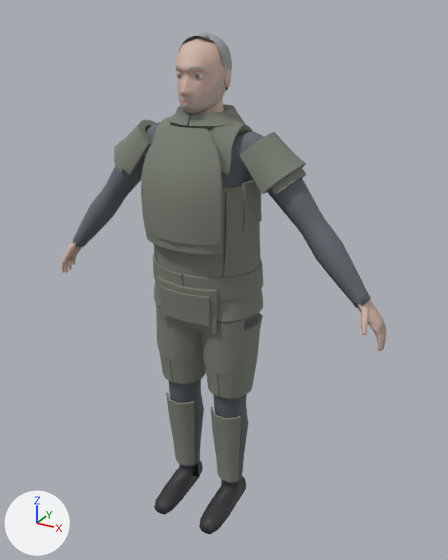
A saved change to the glTF model models/characters/human/variants/m07.glb.
Rendered twice from a 50 mm camera at (1.023, -1.732, 1.844) aimed at (0.059, 0.021, 0.967). The axes (+X, +Y, +Z) are drawn at lower left. The lights are the same throughout. The older version comes first.

The scene before the commit, as lines of its bpy script (objects in view):
```python
me_kitbeltwide = bpy.data.meshes.new('kitbeltwide')
me_kitbeltwide.from_pydata(...)  # 147 vertices, 296 faces; spans x -0.205..0.205, y -0.158..0.168, z 0.96..1.043
me_kitbeltwide.materials.append(mat_kitbeltwide)  # grey #7c8176
me_kitlegwrap = bpy.data.meshes.new('kitlegwrap')
me_kitlegwrap.from_pydata(...)  # 528 vertices, 1080 faces; spans x -0.2..0.2, y -0.114..0.121, z 0.558..0.832
me_kitlegwrap.materials.append(mat_kitlegwrap)  # grey #7c8176
me_kitwrap = bpy.data.meshes.new('kitwrap')
me_kitwrap.from_pydata(...)  # 958 vertices, 1892 faces; spans x -0.198..0.198, y -0.172..0.158, z 0.968..1.547
me_kitwrap.materials.append(mat_kitwrap)  # grey #7c8176
ob_kitbeltwide = bpy.data.objects.new('kitbeltwide', me_kitbeltwide)
ob_kitbeltwide.location = (0.0, 0.0, 0.0)
ob_kitlegwrap = bpy.data.objects.new('kitlegwrap', me_kitlegwrap)
ob_kitlegwrap.location = (0.0, 0.0, 0.0)
ob_kitwrap = bpy.data.objects.new('kitwrap', me_kitwrap)
ob_kitwrap.location = (0.0, 0.0, 0.0)
# also in view: 'head' at (0.0, -0.012, 1.661); 'kitshcap' at (0.0, 0.0, 1.414); 'kitgplate' at (0.0, -0.153, 0.924); 'kitheavy' at (0.0, -0.012, 1.277); 'body' at (-0.001, -0.034, 0.815)
```
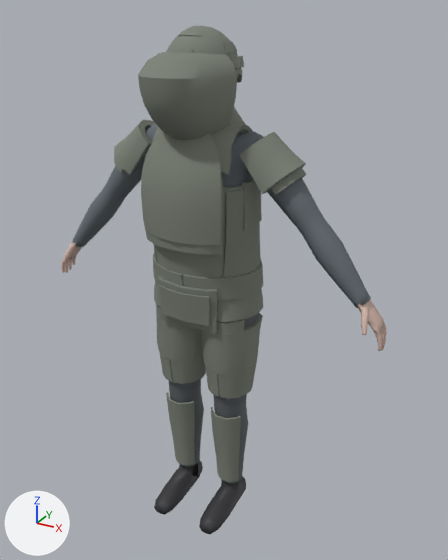
Not visible in the pictures: 'kithelmfast', 'kitmandarmsmid'.

The change, as a list of edits to the scene's bpy script:
```text
Add mat_kitshieldrifle:
    mat_kitshieldrifle = principled_material('kitshieldrifle')
    mat_kitshieldrifle.base_color = (0.2, 0.22, 0.18)  # grey #7c8176
    mat_kitshieldrifle.roughness = 0.85
Add mat_kitshieldframe:
    mat_kitshieldframe = principled_material('kitshieldframe')
    mat_kitshieldframe.base_color = (0.2, 0.22, 0.18)  # grey #7c8176
    mat_kitshieldframe.roughness = 0.85
Add mat_kitmandarmsmid:
    mat_kitmandarmsmid = principled_material('kitmandarmsmid')
    mat_kitmandarmsmid.base_color = (0.2, 0.22, 0.18)  # grey #7c8176
    mat_kitmandarmsmid.roughness = 0.85
Add mat_kitmandarmshigh:
    mat_kitmandarmshigh = principled_material('kitmandarmshigh')
    mat_kitmandarmshigh.base_color = (0.2, 0.22, 0.18)  # grey #7c8176
    mat_kitmandarmshigh.roughness = 0.85
Add mat_kithelmrifle:
    mat_kithelmrifle = principled_material('kithelmrifle')
    mat_kithelmrifle.base_color = (0.2, 0.22, 0.18)  # grey #7c8176
    mat_kithelmrifle.roughness = 0.85
Add mat_kithelmfast:
    mat_kithelmfast = principled_material('kithelmfast')
    mat_kithelmfast.base_color = (0.2, 0.22, 0.18)  # grey #7c8176
    mat_kithelmfast.roughness = 0.85
Add me_kitshieldrifle:
    me_kitshieldrifle.from_pydata(...)  # 240 vertices, 476 faces; spans x -0.151..0.151, y -0.265..-0.048, z 1.479..1.728
    me_kitshieldrifle.materials.append(mat_kitshieldrifle)  # grey #7c8176
Add me_kitshieldframe:
    me_kitshieldframe.from_pydata(...)  # 100 vertices, 188 faces; spans x -0.15..0.155, y -0.169..-0.018, z 1.672..1.727
    me_kitshieldframe.materials.append(mat_kitshieldframe)  # grey #7c8176
Add me_kitmandarmsmid:
    me_kitmandarmsmid.from_pydata(...)  # 32 vertices, 48 faces; spans x -0.121..0.121, y -0.033..0.003, z 1.61..1.688
    me_kitmandarmsmid.materials.append(mat_kitmandarmsmid)  # grey #7c8176
Add me_kitmandarmshigh:
    me_kitmandarmshigh.from_pydata(...)  # 32 vertices, 48 faces; spans x -0.115..0.114, y -0.033..0.004, z 1.611..1.718
    me_kitmandarmshigh.materials.append(mat_kitmandarmshigh)  # grey #7c8176
Add me_kithelmrifle:
    me_kithelmrifle.from_pydata(...)  # 890 vertices, 1760 faces; spans x -0.121..0.121, y -0.161..0.139, z 1.618..1.795
    me_kithelmrifle.materials.append(mat_kithelmrifle)  # grey #7c8176
Add me_kithelmfast:
    me_kithelmfast.from_pydata(...)  # 890 vertices, 1760 faces; spans x -0.111..0.11, y -0.154..0.131, z 1.629..1.787
    me_kithelmfast.materials.append(mat_kithelmfast)  # grey #7c8176
Add ob_kitshieldrifle:
    ob_kitshieldrifle = bpy.data.objects.new('kitshieldrifle', me_kitshieldrifle)
    ob_kitshieldrifle.location = (0.0, 0.0, 0.0)
Add ob_kitshieldframe:
    ob_kitshieldframe = bpy.data.objects.new('kitshieldframe', me_kitshieldframe)
    ob_kitshieldframe.location = (0.0, 0.0, 0.0)
Add ob_kitmandarmsmid:
    ob_kitmandarmsmid = bpy.data.objects.new('kitmandarmsmid', me_kitmandarmsmid)
    ob_kitmandarmsmid.location = (0.0, 0.0, 0.0)
Add ob_kitmandarmshigh:
    ob_kitmandarmshigh = bpy.data.objects.new('kitmandarmshigh', me_kitmandarmshigh)
    ob_kitmandarmshigh.location = (0.0, 0.0, 0.0)
Add ob_kithelmrifle:
    ob_kithelmrifle = bpy.data.objects.new('kithelmrifle', me_kithelmrifle)
    ob_kithelmrifle.location = (0.0, 0.0, 0.0)
Add ob_kithelmfast:
    ob_kithelmfast = bpy.data.objects.new('kithelmfast', me_kithelmfast)
    ob_kithelmfast.location = (0.0, 0.0, 0.0)
```

Location of each change, (x1, y1, x2, y2) in pixels of the pictures (448 x 560 px):
'kitshieldrifle', added: after (138, 52, 237, 140)
'kithelmrifle', added: after (166, 26, 242, 83)
'kitshieldframe', added: after (158, 52, 244, 69)
'kitmandarmshigh', added (mostly hidden): after (229, 54, 235, 59)
'head', unchanged, covered by the edit: before (175, 32, 232, 114)
